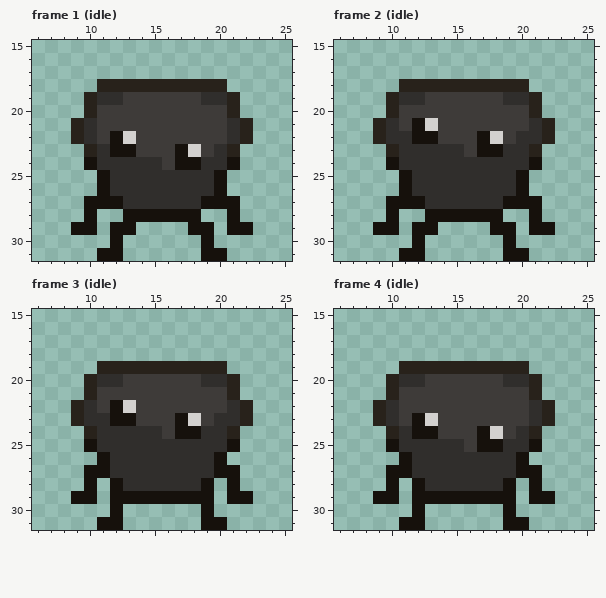
Pixel-art file -- assets/sprites/enemy/spider/spider.aseprite. That is the earlier state.
32x32 pixels, 15 frames. Shown: frame 1 (idle): x 6..25, y 15..31; frame 2 (idle): x 6..25, y 15..31; frame 3 (idle): x 6..25, y 15..31; frame 4 (idle): x 6..25, y 15..31. The commit also changed other frames, which this record leaves out.
Once edited:
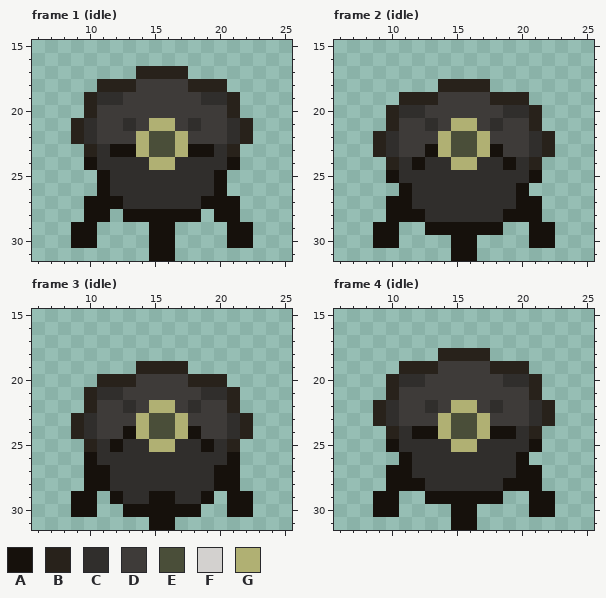
Palette (. is transparent): A #16110c  B #28221b  C #302e2c  D #3e3b39  E #4a4e39  F #d3d1cf  G #b0b073
Edits made:
--- frame 1 (idle), layers "legs back", "body"
@@ x 10..21 @@
 16 ............
-17 ............
-18 .BBBBBBBBBB.
+17 ....BBBB....
+18 .BBBDDDDBBB.
 19 BCCDDDDDDCCB
 20 BDDDDDDDDDDB
-21 CDDDDDDDDDDC
-22 CDAFDDDDDDDC
-23 BCAADDDAFDCB
-24 ACCCCCDAACCA
+21 CDDCDGGDCDDC
+22 CDDDGEEGDDDC
+23 BCAAGEEGAACB
+24 ACCCCGGCCCCA
 25 .ACCCCCCCCA.
@@ x 6..25 @@
 27 ....AAACCCCCCAAA....
-28 ....A..AAAAAA..A....
-29 ...AA.AA....AA.AA...
-30 ......A......A......
-31 .....AA......AA.....
+28 ....AA.AAAAAA.AA....
+29 ...AA....AA....AA...
+30 ...AA....AA....AA...
+31 .........AA.........
--- frame 2 (idle), layers "legs back", "body"
@@ x 6..25 @@
 17 ....................
-18 .....BBBBBBBBBB.....
-19 ....BCCDDDDDDCCB....
-20 ....BDDDDDDDDDDB....
-21 ...BCDAFDDDDDDDCB...
-22 ...BCCAADDDAFDCCB...
-23 ....BCCCCCDAACCB....
-24 ....ACCCCCCCCCCA....
-25 .....ACCCCCCCCA.....
+18 ........BBBB........
+19 .....BBBDDDDBBB.....
+20 ....BCCDDDDDDCCB....
+21 ....BDDCDGGDCDDB....
+22 ...BCDDDGEEGDDDCB...
+23 ...BCDDAGEEGADDCB...
+24 ....BCACCGGCCACB....
+25 ....ACCCCCCCCCCA....
 26 .....ACCCCCCCCA.....
-27 ....AAACCCCCCAAA....
-28 ....A..AAAAAA..A....
-29 ...AA.AA....AA.AA...
-30 ......A......A......
-31 .....AA......AA.....
+27 ....AACCCCCCCCAA....
+28 ....AAACCCCCCAAA....
+29 ...AA..AAAAAA..AA...
+30 ...AA....AA....AA...
+31 .........AA.........
--- frame 3 (idle), layers "legs back", "body"
@@ x 6..25 @@
 18 ....................
-19 .....BBBBBBBBBB.....
-20 ....BCCDDDDDDCCB....
-21 ....BDDDDDDDDDDB....
-22 ...BCDAFDDDDDDDCB...
-23 ...BCCAADDDAFDCCB...
-24 ....BCCCCCDAACCB....
-25 ....ACCCCCCCCCCA....
-26 .....ACCCCCCCCA.....
+19 ........BBBB........
+20 .....BBBDDDDBBB.....
+21 ....BCCDDDDDDCCB....
+22 ....BDDCDGGDCDDB....
+23 ...BCDDDGEEGDDDCB...
+24 ...BCDDAGEEGADDCB...
+25 ....BCACCGGCCACB....
+26 ....ACCCCCCCCCCA....
 27 ....AACCCCCCCCAA....
-28 ....A.ACCCCCCA.A....
-29 ...AA.AAAAAAAA.AA...
-30 ......A......A......
-31 .....AA......AA.....
+28 ....AACCCCCCCCAA....
+29 ...AA.ACCAACCA.AA...
+30 ...AA..AAAAAA..AA...
+31 .........AA.........
--- frame 4 (idle), layers "legs back", "body"
@@ x 6..25 @@
 17 ....................
-18 ....................
-19 .....BBBBBBBBBB.....
+18 ........BBBB........
+19 .....BBBDDDDBBB.....
 20 ....BCCDDDDDDCCB....
 21 ....BDDDDDDDDDDB....
-22 ...BCDDDDDDDDDDCB...
-23 ...BCDAFDDDDDDDCB...
-24 ....BCAADDDAFDCB....
-25 ....ACCCCCDAACCA....
+22 ...BCDDCDGGDCDDCB...
+23 ...BCDDDGEEGDDDCB...
+24 ....BCAAGEEGAACB....
+25 ....ACCCCGGCCCCA....
 26 .....ACCCCCCCCA.....
 27 ....AACCCCCCCCAA....
-28 ....A.ACCCCCCA.A....
-29 ...AA.AAAAAAAA.AA...
-30 ......A......A......
-31 .....AA......AA.....
+28 ....AAACCCCCCAAA....
+29 ...AA..AAAAAA..AA...
+30 ...AA....AA....AA...
+31 .........AA.........
Boxes around the changes in both pictures, in picture pixels (x1, y1, x2, y2):
changed: (71, 66, 253, 261)
changed: (373, 79, 555, 261)
changed: (71, 361, 253, 530)
changed: (373, 348, 555, 530)
